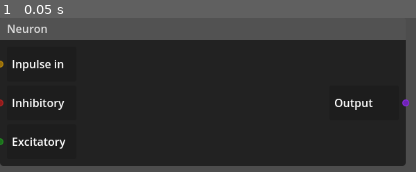
Above: before the commit, frame 1.
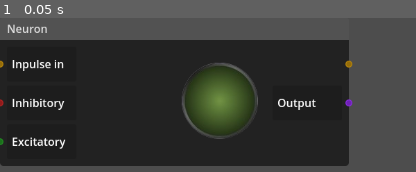
Above: after the commit, the same moment.

Repository: TheHat1/synapse
Game: Godot game, scene res://Neuron/neuron.tscn
The game is run twice, just before and just after one commit, with the same random seed, the same clock (stepped at 60 frames per second) and the same inputs. This scene is started directly instead of the project's main scene. Sound files missing from this copy of the repository are replaced by a short silence.
Inputs:
- Up to frame 1 (0.05 s): no input

The runs differ from the first frame. In frame 1, 17% of the frame differs, in the area x 43-99%, y 14-97%.
Error after the commit: Invalid call. Nonexistent function 'trigger_from' in base 'Window'. (res://Neuron/neuron.gd:13)

Commit message:
Add node signal emitting system

Diff:
--- a/Main.tscn
+++ b/Main.tscn
@@ -14,7 +14,17 @@
 layout_mode = 0
 offset_right = 1151.0
 offset_bottom = 647.0
-scroll_offset = Vector2(-586, -274)
+grid_pattern = 1
+right_disconnects = true
+connection_lines_curvature = 0.8
+connection_lines_thickness = 3.0
+zoom_min = 0.4
+zoom_max = 2.5
+show_menu = false
+show_zoom_label = true
+show_zoom_buttons = false
+show_grid_buttons = false
+show_arrange_button = false
 script = ExtResource("1_glv2v")
 
 [connection signal="connection_request" from="GraphEdit" to="GraphEdit" method="_on_connection_request"]
--- a/Neuron/neuron.gd
+++ b/Neuron/neuron.gd
@@ -1,6 +1,43 @@
 extends GraphNode
 
+var led_off = load("res://Assets/neuron_led.png")
+var led_on = load("res://Assets/neuron_led_lit.png")
+var temp = 100
+
 func _ready():
-	set_slot(0, true, 0, Color.DARK_GOLDENROD, false, 0, Color.FIREBRICK)
+	set_slot(0, true, 0, Color.DARK_GOLDENROD, true, 0, Color.DARK_GOLDENROD)
 	set_slot(1, true, 0, Color.FIREBRICK, true, 0, Color.BLUE_VIOLET)
 	set_slot(2, true, 0, Color.FOREST_GREEN, false, 0, Color.FIREBRICK)
+
+func fire_output(port: int):
+	get_parent().trigger_from(name, port)
+
+func execute_input(port: int):
+	match port:
+		0:
+			on_inpulse_in()
+		1:
+			on_inhib_in()
+		2:
+			on_exc_in()
+		_:
+			print("Unhandled port: ", port)
+
+func _process(_delta):
+	temp += 1
+	if(temp == 101):
+		fire_output(1)
+		temp = 0
+
+func on_inpulse_in():
+	fire_output(0)
+	$HBoxContainer/Control/Sprite2D.texture = led_on
+	$HBoxContainer/Control/AudioStreamPlayer2D.play()
+	await $HBoxContainer/Control/AudioStreamPlayer2D.finished
+	$HBoxContainer/Control/Sprite2D.texture = led_off
+
+func on_inhib_in():
+	pass
+
+func on_exc_in():
+	pass
--- a/Neuron/neuron.tscn
+++ b/Neuron/neuron.tscn
@@ -1,6 +1,8 @@
-[gd_scene load_steps=6 format=3 uid="uid://be5qy2s28133r"]
+[gd_scene load_steps=8 format=3 uid="uid://be5qy2s28133r"]
 
 [ext_resource type="Script" uid="uid://dskmi3ease83a" path="res://Neuron/neuron.gd" id="1_mms1l"]
+[ext_resource type="Texture2D" uid="uid://mjxymut2dhp" path="res://Assets/neuron_led.png" id="2_6rb5x"]
+[ext_resource type="AudioStream" uid="uid://brrywvmbkh7wd" path="res://Assets/sound-15.mp3" id="3_fiuso"]
 
 [sub_resource type="StyleBoxFlat" id="StyleBoxFlat_gioh7"]
 content_margin_left = 10.0
@@ -44,8 +46,8 @@
 corner_radius_top_right = 5
 
 [node name="Neuron" type="GraphNode"]
-offset_right = 585.0
-offset_bottom = 212.0
+offset_right = 503.0
+offset_bottom = 215.0
 theme_override_constants/separation = 6
 theme_override_styles/panel = SubResource("StyleBoxFlat_gioh7")
 theme_override_styles/panel_selected = SubResource("StyleBoxFlat_5m2cd")
@@ -118,6 +120,14 @@
 layout_mode = 2
 size_flags_horizontal = 3
 
+[node name="Sprite2D" type="Sprite2D" parent="HBoxContainer/Control"]
+position = Vector2(203, 22)
+texture = ExtResource("2_6rb5x")
+
+[node name="AudioStreamPlayer2D" type="AudioStreamPlayer2D" parent="HBoxContainer/Control"]
+position = Vector2(75, 27)
+stream = ExtResource("3_fiuso")
+
 [node name="Panel" type="Panel" parent="HBoxContainer"]
 custom_minimum_size = Vector2(100, 50)
 layout_mode = 2
--- a/graph_edit.gd
+++ b/graph_edit.gd
@@ -4,6 +4,7 @@
 
 func _ready() -> void:
 	size = get_viewport().get_visible_rect().size
+
 
 func _input(event: InputEvent):
 	if event is InputEventKey and Input.is_key_pressed(KEY_R):
@@ -16,3 +17,10 @@
 
 func _on_disconnection_request(from_node: StringName, from_port: int, to_node: StringName, to_port: int) -> void:
 	disconnect_node(from_node, from_port, to_node, to_port)
+
+func trigger_from(from_node: StringName, from_port: int):
+	for connection in get_connection_list():
+		if connection.from_node == from_node and connection.from_port == from_port:
+			var target := get_node(NodePath(connection.to_node))
+			if target.has_method("execute_input"):
+				target.execute_input(connection.to_port)
Binary file removed: Assets/neuron_texture.png
Not shown, removed: Assets/neuron_texture.png.import
